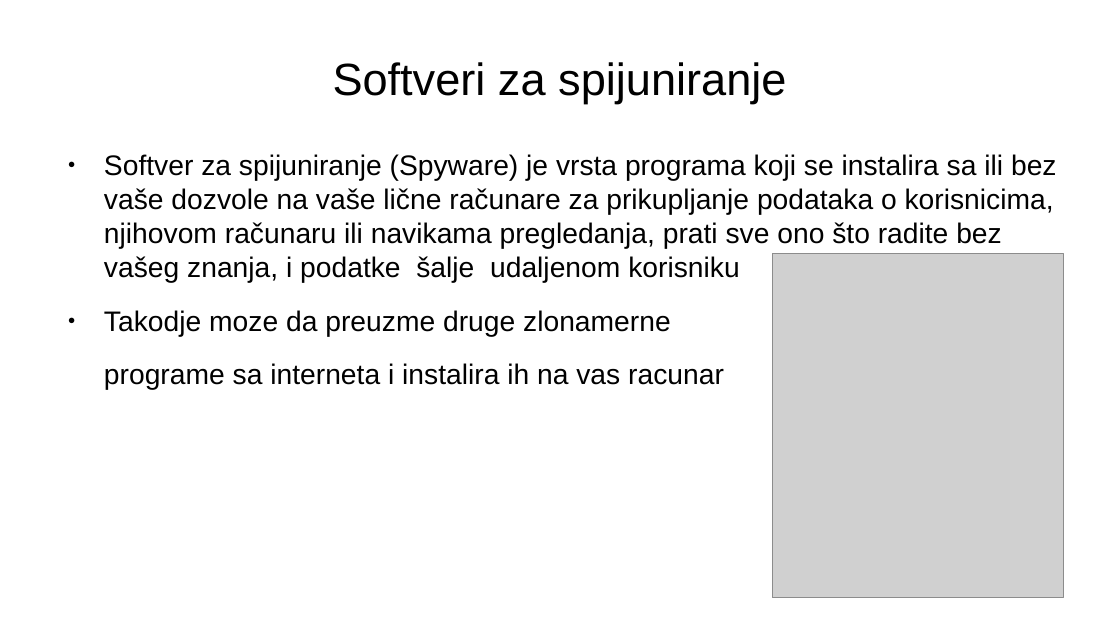
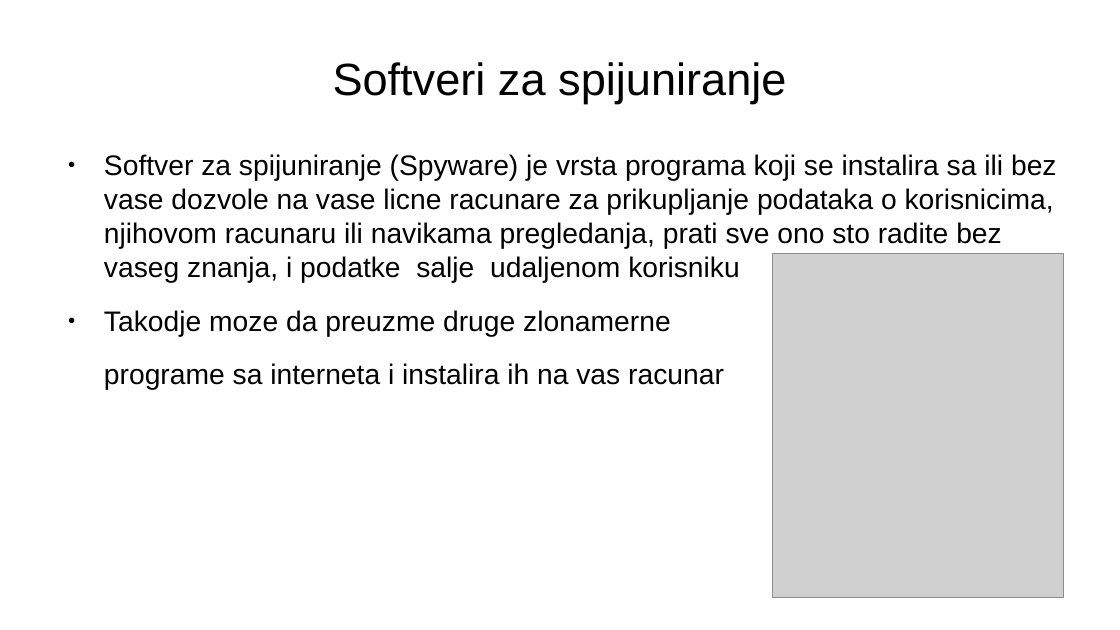
Before and after one commit to vukvuk21/RID, a slide deck: slide 12 of rid_2022_seminarski/mi19120_Luka_Vukotic/Predavanje_1/Racunarstvo_i_drustvo.odp. Drawn at 1120x630 pixels with LibreOffice and Linux fonts; fonts in the diff are those of the drawing; grey boxes stand for pictures. Boxes give left, top, right and bottom in pixels: in the first picture for what was removed or moved away, otherwise in the second. Text is boxed around its words. In the diff, an @@ line names an element or a change of style, - is before the commit and + after.

```diff
--- a/rid_2022_seminarski/mi19120_Luka_Vukotic/Predavanje_1/Racunarstvo_i_drustvo.odp
+++ b/rid_2022_seminarski/mi19120_Luka_Vukotic/Predavanje_1/Racunarstvo_i_drustvo.odp
@@ text at (x1=104, y1=154, x2=1057, y2=283): text changed @@
-● Softver za spijuniranje (Spyware) je vrsta programa koji se instalira sa ili bez vaše dozvole na vaše lične računare za prikupljanje podataka o korisnicima, njihovom računaru ili navikama pregledanja, prati sve ono što radite bez vašeg znanja, i podatke šalje udaljenom korisniku
+● Softver za spijuniranje (Spyware) je vrsta programa koji se instalira sa ili bez vase dozvole na vase licne racunare za prikupljanje podataka o korisnicima, njihovom racunaru ili navikama pregledanja, prati sve ono sto radite bez vaseg znanja, i podatke salje udaljenom korisniku
```
Also in this commit, not shown: 3 other slides changed, 8 other files.
